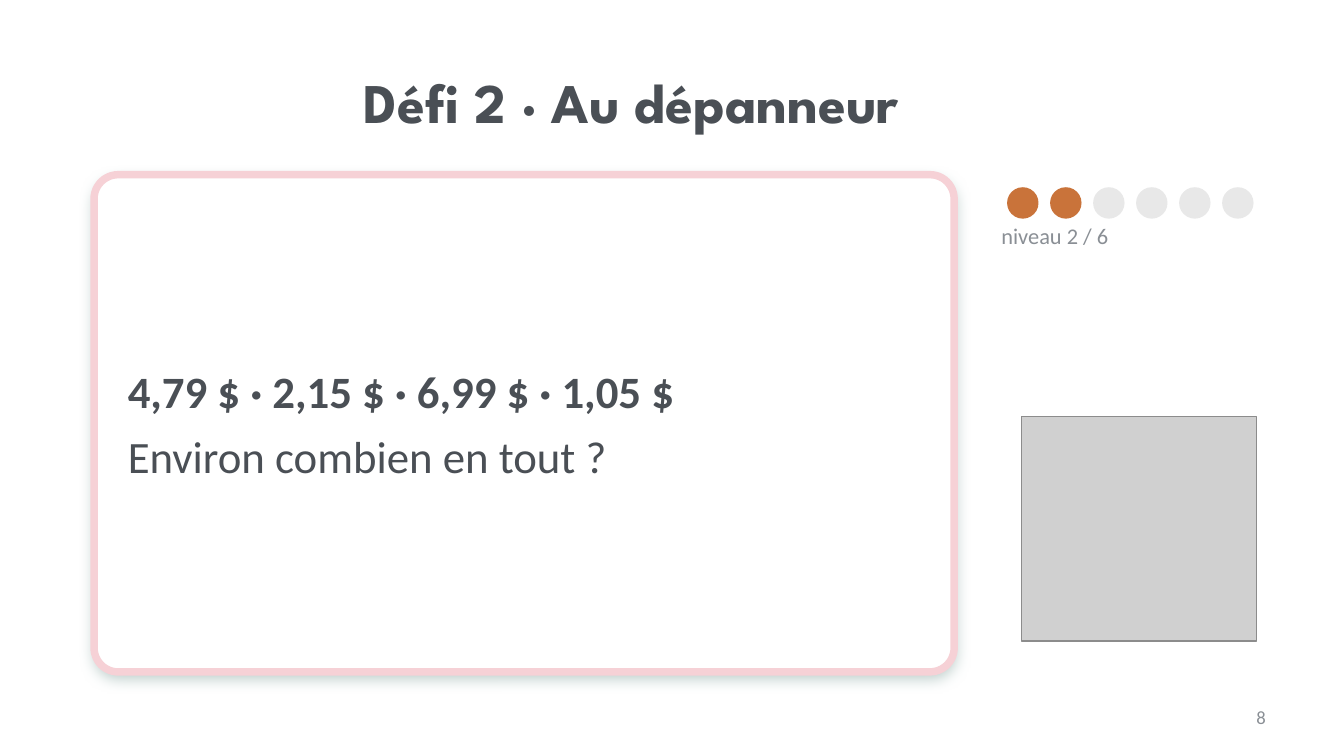
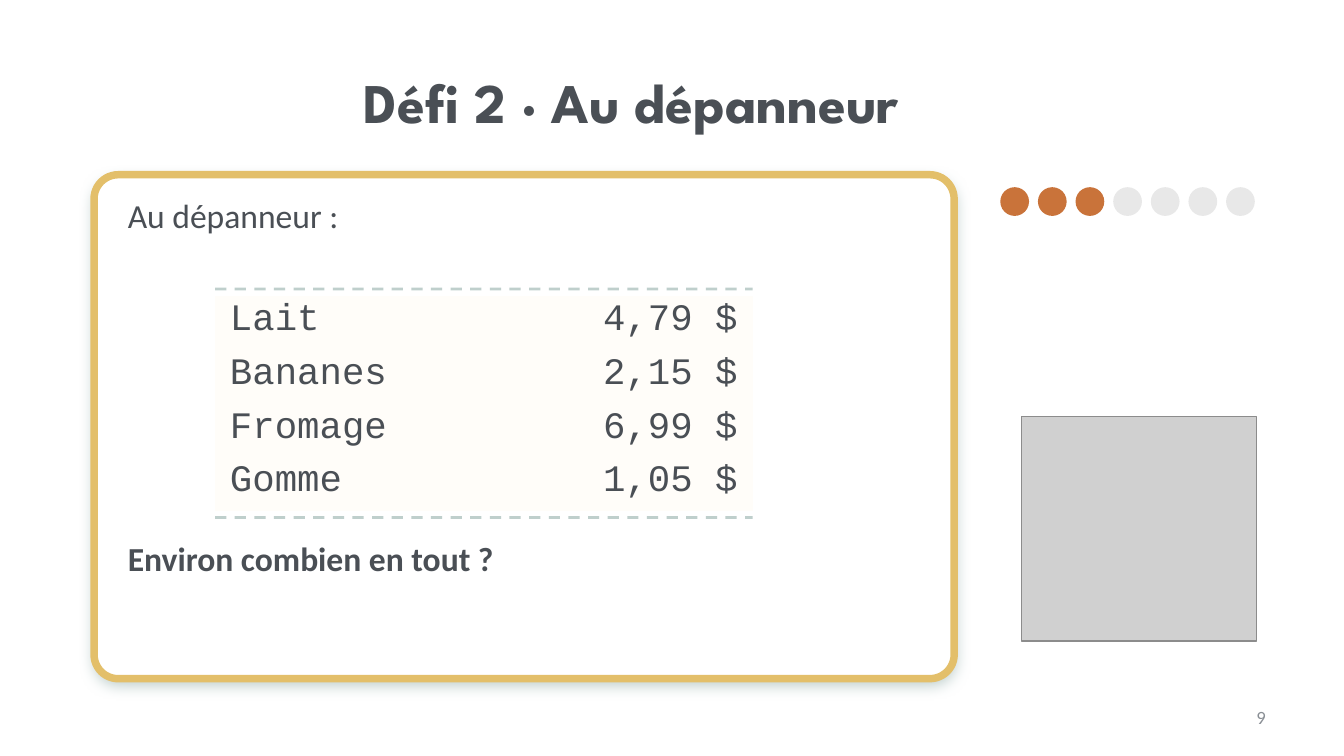
Before and after one commit to isabellepedneault111-ai/Chat-, a slide deck: slide 9 of PPS_Consommation_Hub_Teams/Lecons/2026-10-13_Mardi_Estimer-Besoins-Desirs/1_Diaporama_Grand-groupe.pptx (slide 8 before the commit). Drawn at 1344x756 pixels with LibreOffice and Linux fonts; fonts in the diff are those of the drawing; grey boxes stand for pictures; background and template pictures are left out. Boxes give left, top, right and bottom in pixels: in the first picture for what was removed or moved away, otherwise in the second. Text is boxed around its words. In the diff, an @@ line names an element or a change of style, - is before the commit and + after.

```diff
--- a/PPS_Consommation_Hub_Teams/Lecons/2026-10-13_Mardi_Estimer-Besoins-Desirs/1_Diaporama_Grand-groupe.pptx
+++ b/PPS_Consommation_Hub_Teams/Lecons/2026-10-13_Mardi_Estimer-Besoins-Desirs/1_Diaporama_Grand-groupe.pptx
@@ rounded rectangle: place and size @@
-rounded rectangle at [94,175,954,672]
+rounded rectangle at [94,175,954,679]
@@ rounded rectangle at [94,175,954,679]: proportions changed @@
@@ rounded rectangle: place and size @@
-rounded rectangle at [94,175,954,672]
+rounded rectangle at [94,175,954,679]
@@ rounded rectangle at [94,175,954,679]: outline #F6D1D6 4 pt to #E3BF6A 4 pt; proportions changed @@
@@ text added at [128,204,321,234], 18 pt, text #4A4F55 @@
+Au dépanneur :
@@ ellipse: place and size @@
-ellipse at [1008,188,1038,218]
+ellipse at [1001,188,1028,215]
@@ ellipse: place and size @@
-ellipse at [1051,188,1081,218]
+ellipse at [1039,188,1066,215]
@@ ellipse added at [1077,188,1103,215], fill #C9733A, outline #C9733A 1 pt @@
@@ ellipse: place and size @@
-ellipse at [1094,188,1124,218]
+ellipse at [1114,188,1141,215]
@@ ellipse: place and size @@
-ellipse at [1137,188,1167,218]
+ellipse at [1152,188,1179,215]
@@ ellipse: place and size @@
-ellipse at [1180,188,1210,218]
+ellipse at [1189,188,1216,215]
@@ ellipse: place and size @@
-ellipse at [1223,188,1253,218]
+ellipse at [1227,188,1254,215]
@@ text removed at [1001,228,1108,244] @@
-niveau 2 / 6
@@ table added at [215,296,753,502], 4 rows, 2 columns @@
+Lait | 4,79 $
+Bananes | 2,15 $
+Fromage | 6,99 $
+Gomme | 1,05 $
@@ line added from (215, 289) to (753, 289), #BFCFCC 1.5 pt dashed @@
@@ text removed at [128,377,642,474] @@
-4,79 $ · 2,15 $ · 6,99 $ · 1,05 $
-Environ combien en tout ?
@@ line added from (215, 517) to (753, 517), #BFCFCC 1.5 pt dashed @@
@@ text added at [128,547,470,572], 18 pt, text #4A4F55, bold @@
+Environ combien en tout ?
@@ page number at [1256,712,1265,724]: text changed @@
-8
+9
```
Also in this commit, not shown: 17 other slides changed, 6 slides added, 4 slides removed, 15 other files.
